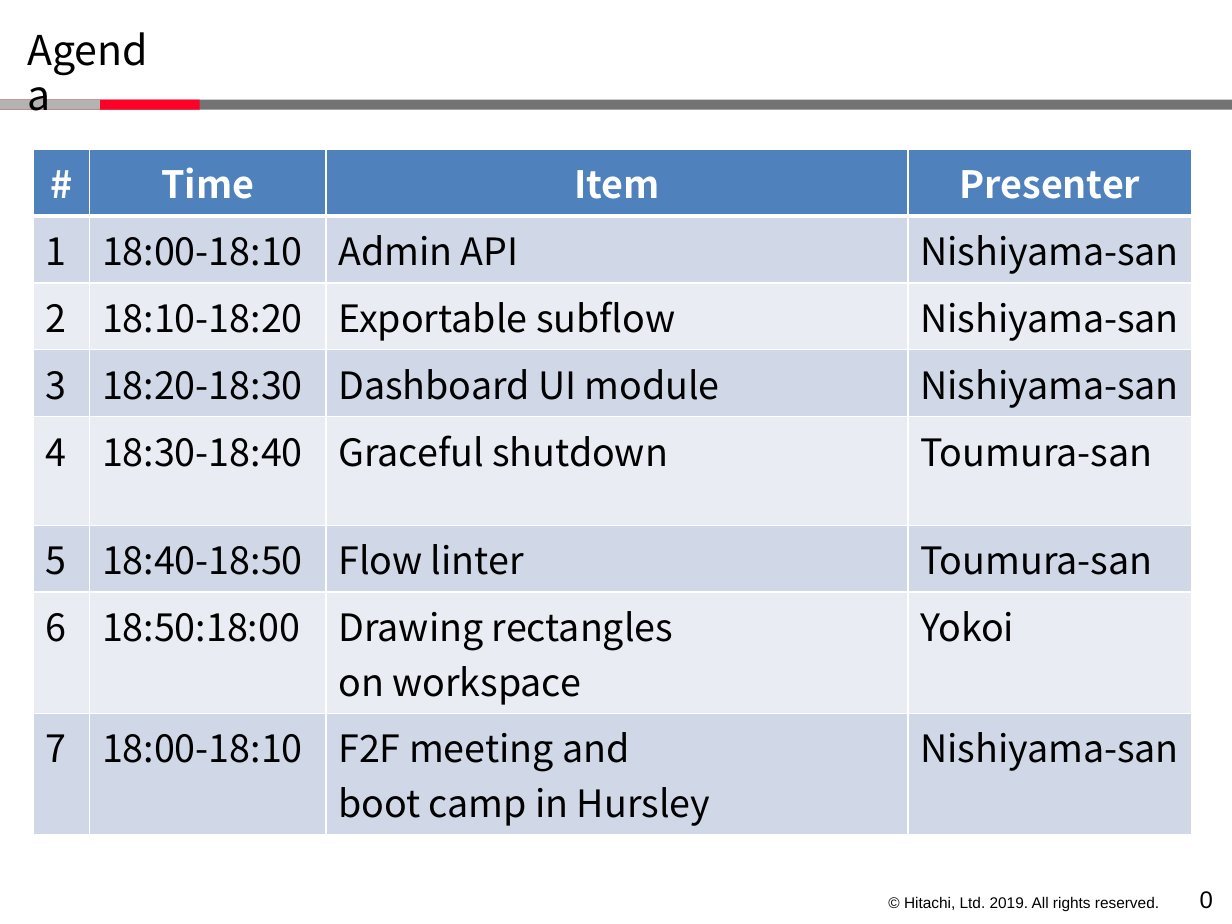
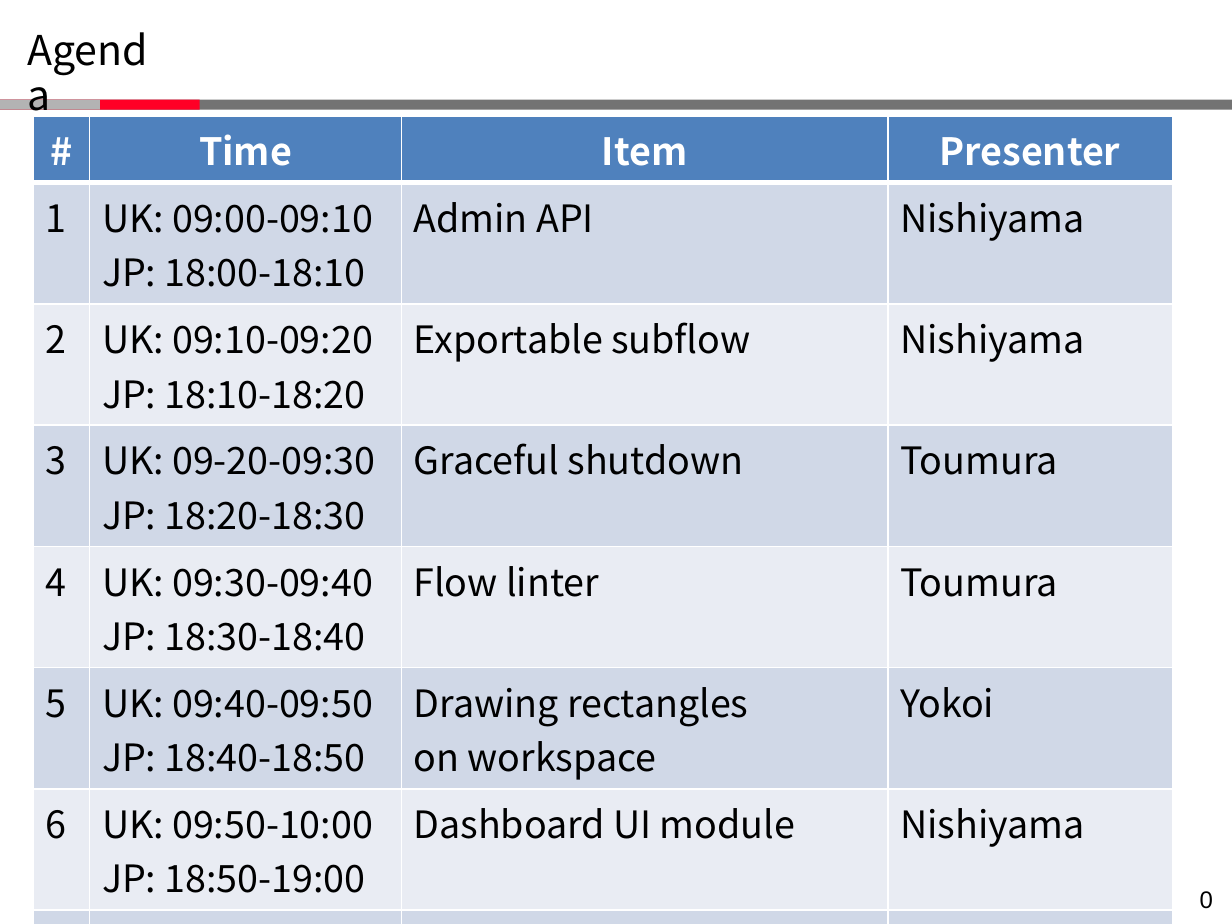
Before and after one commit to node-red-hitachi/node-red-notes, a slide deck: slide 1 of Teleconference/20191219/agenda.pptx. Drawn at 1232x924 pixels with LibreOffice and Linux fonts; fonts in the diff are those of the drawing; background and template pictures are left out. Boxes give left, top, right and bottom in pixels: in the first picture for what was removed or moved away, otherwise in the second. Text is boxed around its words. In the diff, an @@ line names an element or a change of style, - is before the commit and + after.

```diff
--- a/Teleconference/20191219/agenda.pptx
+++ b/Teleconference/20191219/agenda.pptx
@@ table at <box>33,116,1173,897</box> @@
-row 2, column 2: 18:00-18:10
+row 2, column 2: UK: 09:00-09:10 / JP: 18:00-18:10
-row 2, column 4: Nishiyama-san
+row 2, column 4: Nishiyama
-row 3, column 2: 18:10-18:20
+row 3, column 2: UK: 09:10-09:20 JP: 18:10-18:20
-row 3, column 4: Nishiyama-san
+row 3, column 4: Nishiyama
-row 4: 3 | 18:20-18:30 | Dashboard UI module | Nishiyama-san
+row 4: 3 | UK: 09-20-09:30 JP: 18:20-18:30 | Graceful shutdown | Toumura
-row 5: 4 | 18:30-18:40 | Graceful shutdown | Toumura-san
+row 5: 4 | UK: 09:30-09:40 JP: 18:30-18:40 | Flow linter | Toumura
-row 6: 5 | 18:40-18:50 | Flow linter | Toumura-san
+row 6: 5 | UK: 09:40-09:50 JP: 18:40-18:50 | Drawing rectangles on workspace | Yokoi
-row 7: 6 | 18:50:18:00 | Drawing rectangles on workspace | Yokoi
+row 7: 6 | UK: 09:50-10:00 JP: 18:50-19:00 | Dashboard UI module | Nishiyama
-row 8, column 2: 18:00-18:10
+row 8, column 2: UK: 10:00-10:10 JP: 19:00-19:10
-row 8, column 4: Nishiyama-san
+row 8, column 4: Nishiyama
@@ line spacing 0.9 to 1 @@
@@ line spacing 1 to 0.9 @@
@@ table: place and size @@
-table at <box>33,149,1193,830</box>
+table at <box>33,116,1173,897</box>
```
Also in this commit, not shown: 3 other files.
